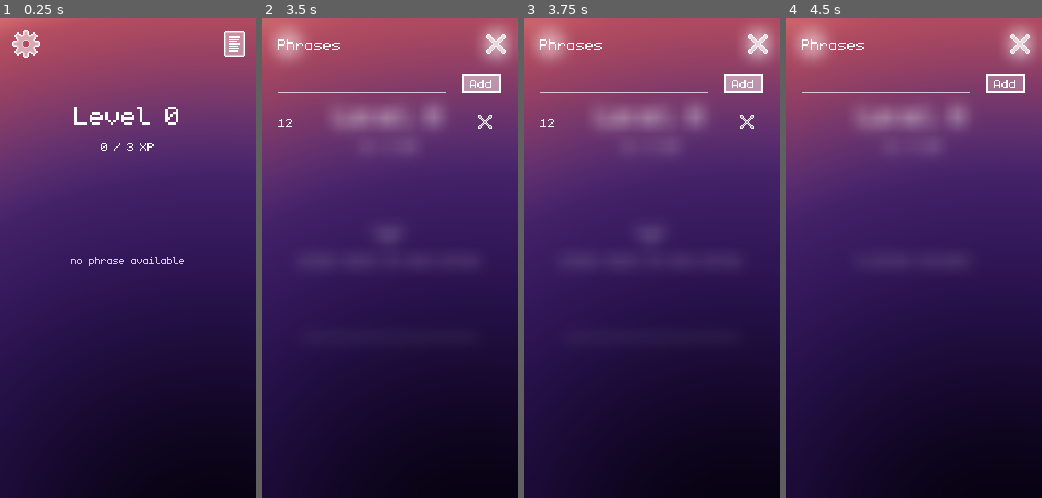
Above: before the commit, frames 1-4 (left to right).
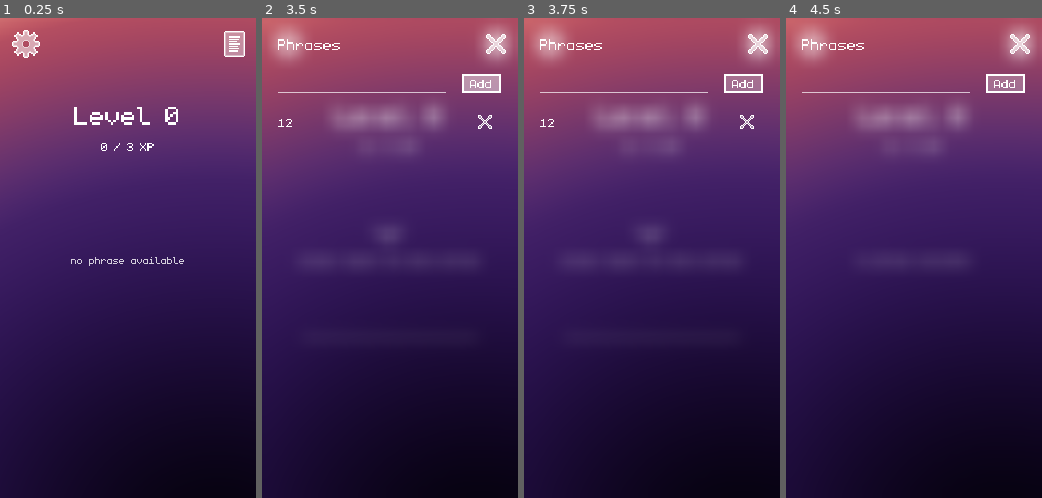
Above: after the commit, the same moments.

Repository: ChaoticByte/repeat-after-me
Game: Godot game, scene res://scenes/main.tscn
Two runs of this game, one before a commit and one after it. Both use one fixed random seed, a clock stepped at 60 frames per second and the inputs below.
Inputs (mouse positions are in pixels of both pictures, inside the frame that each line leads up to):
- Up to frame 1 (0.25 s): no input
- Up to frame 2 (3.5 s): click (497, 42) at 0.5 s; click (361, 85) at 1.27 s; type "12" at 1.35 s; click "Add" at 2 s; click (390, 325) at 2.77 s; type "12" at 2.85 s
- Up to frame 3 (3.75 s): click (634, 123) at 3.52 s
- Up to frame 4 (4.5 s): click (1008, 123) at 4.25 s

Frames 1-2 are identical in both runs. In frame 3, 0.4% of the frame differs, in the area x 78-93%, y 12-16%; in frame 4, nothing differs.

Commit message:
Allow selecting a phrase from the list for the currently asked phrase

Diff:
--- a/scenes/phrases_menu_single_phrase.tscn
+++ b/scenes/phrases_menu_single_phrase.tscn
@@ -22,6 +22,13 @@
 clip_text = true
 text_overrun_behavior = 3
 
+[node name="LabelButton" type="TextureButton" parent="."]
+layout_mode = 1
+anchors_preset = -1
+anchor_right = 1.143
+offset_right = -48.032
+offset_bottom = 16.0
+
 [node name="RemoveButton" type="TextureButton" parent="."]
 layout_mode = 2
 anchor_left = 1.036
@@ -32,4 +39,5 @@
 texture_normal = ExtResource("2_cv30m")
 stretch_mode = 0
 
+[connection signal="pressed" from="LabelButton" to="." method="_on_label_button_pressed"]
 [connection signal="pressed" from="RemoveButton" to="." method="_on_remove_button_pressed"]
--- a/src/global/CoreGameplayManager.gd
+++ b/src/global/CoreGameplayManager.gd
@@ -56,6 +56,14 @@
 	current_phrase = phrases_last_ts[phrases_last_ts_keys.min()]
 	current_status = STATUS_PLEASE_REPEAT
 
+func try_overwrite_next_phrase(p: String):
+	if p in PhrasesManager.phrases:
+		current_phrase = p
+		current_status = STATUS_PLEASE_REPEAT
+	else:
+		# if this didn't work, choose one automatically
+		next_phrase()
+
 func cleanup_last_played_phrases():
 	var changed = false
 	# remove phrases that don't exist anymore
--- a/src/ui/phrases_menu_phrase.gd
+++ b/src/ui/phrases_menu_phrase.gd
@@ -8,3 +8,6 @@
 
 func _on_remove_button_pressed() -> void:
 	PhrasesManager.remove_phrase(text)
+
+func _on_label_button_pressed() -> void:
+	CoreGameplayManager.try_overwrite_next_phrase(text)
